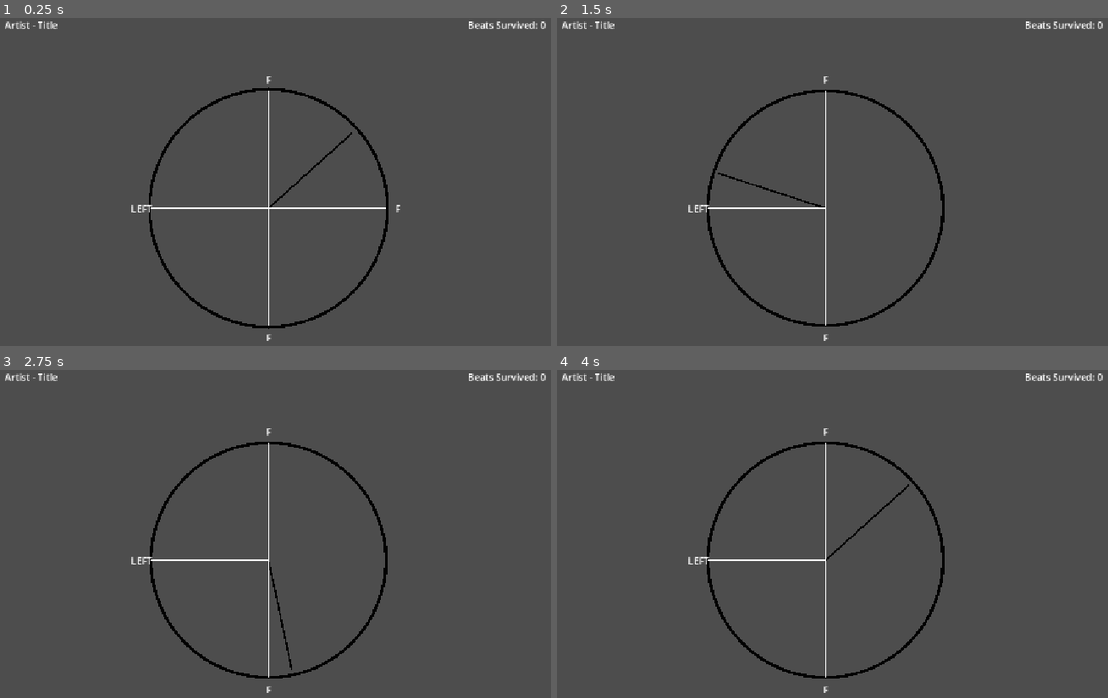
Above: before the commit, frames 1-4 (two rows, left to right).
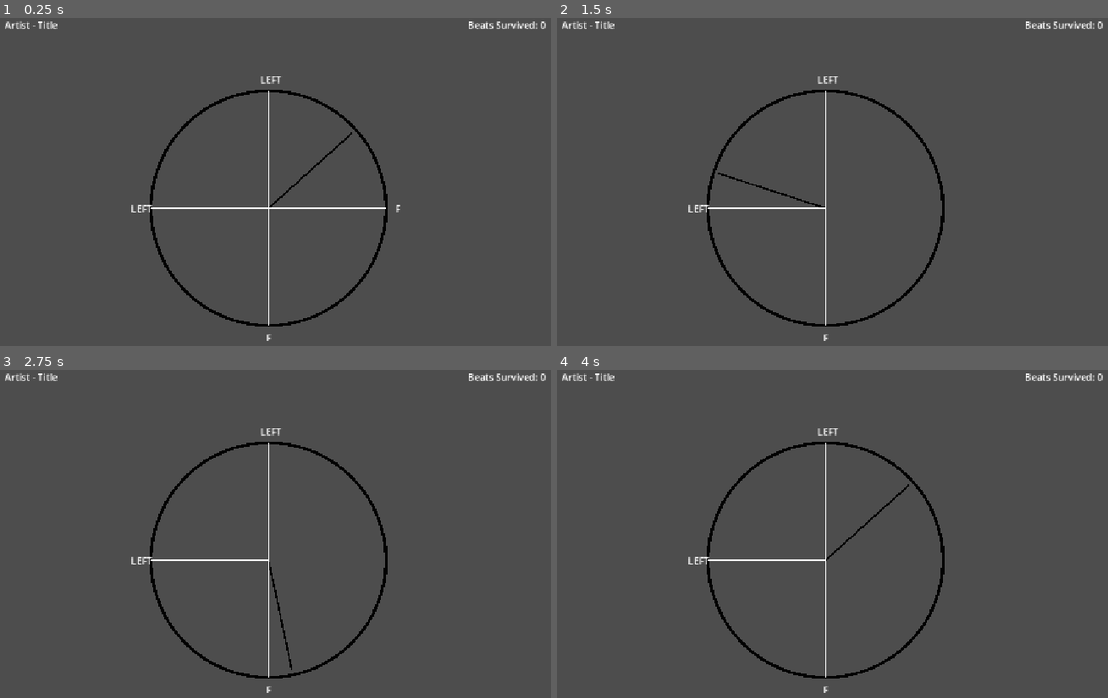
Above: after the commit, the same moments.

Repository: samstokes/jammin
Game: Godot game, scene res://scenes/clock_jam/clock_jam.tscn
Two runs of this game, one before a commit and one after it. Both use one fixed random seed, a clock stepped at 60 frames per second and the inputs below. Sound files missing from this copy of the repository are replaced by a short silence.
Inputs:
- Up to frame 1 (0.25 s): no input
- Up to frame 2 (1.5 s): tap Enter at 0.5 s; hold F (beat_main) 0.53-1.28 s; tap F (beat_main) at 1.35 s
- Up to frame 3 (2.75 s): hold F (beat_main) from 2.03 s (still down)
- Up to frame 4 (4 s): release F (beat_main) at 2.78 s; tap F (beat_main) at 2.85 s; hold F (beat_main) from 3.53 s (still down)

The runs differ from the first frame. In frame 1, 1.2% of the frame differs, in the area x 27-71%, y 17-95%; in frame 2, less than 0.1%; in frame 3, less than 0.1%; in frame 4, less than 0.1%.

Commit message:
fixing measure reset position

Diff:
--- a/scenes/globals/audio_processing.gd
+++ b/scenes/globals/audio_processing.gd
@@ -35,7 +35,7 @@
 	if last_reported_beat < song_pos_in_beats:
 		if measure_num > beats_per_measure:
 			measure_num = 1
-		if measure_num == 1:
+		if measure_num == beats_per_measure:
 			emit_signal("measure", measure_num)
 			emit_signal("beat", song_pos_in_beats)
 		last_reported_beat = song_pos_in_beats
